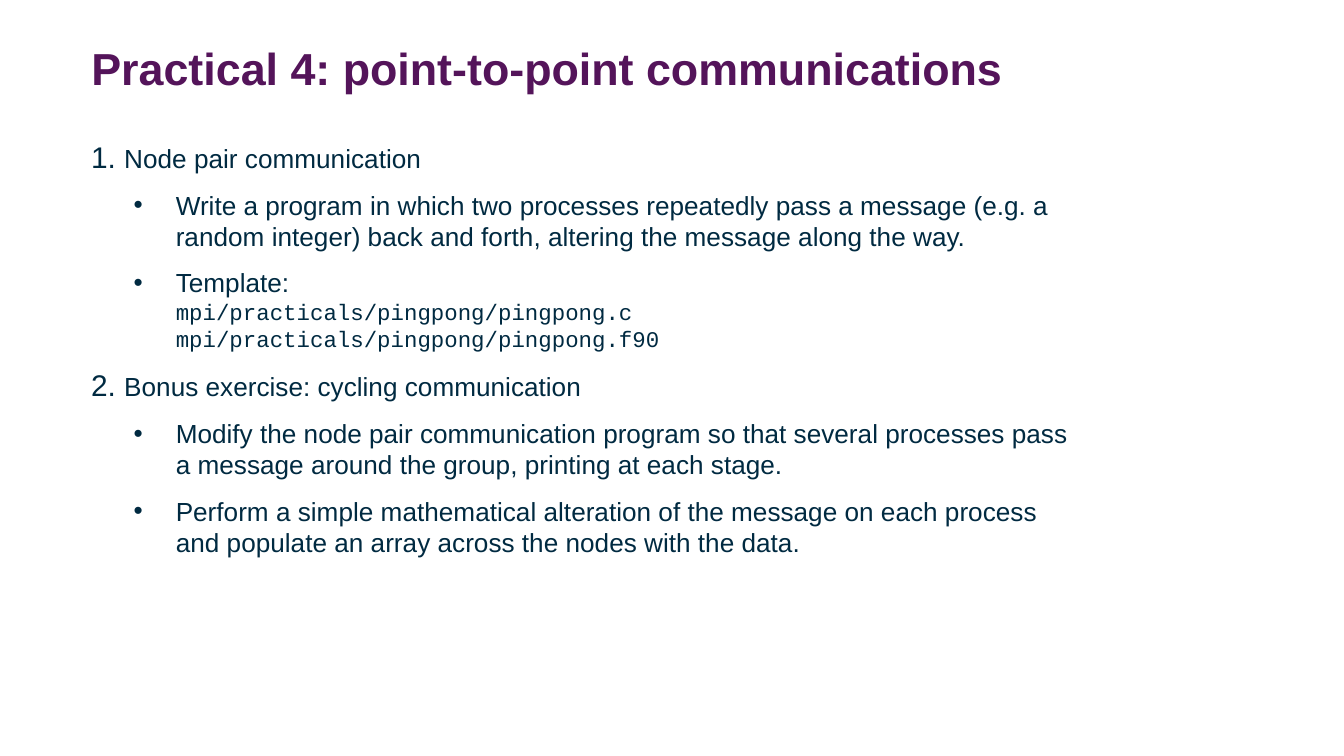
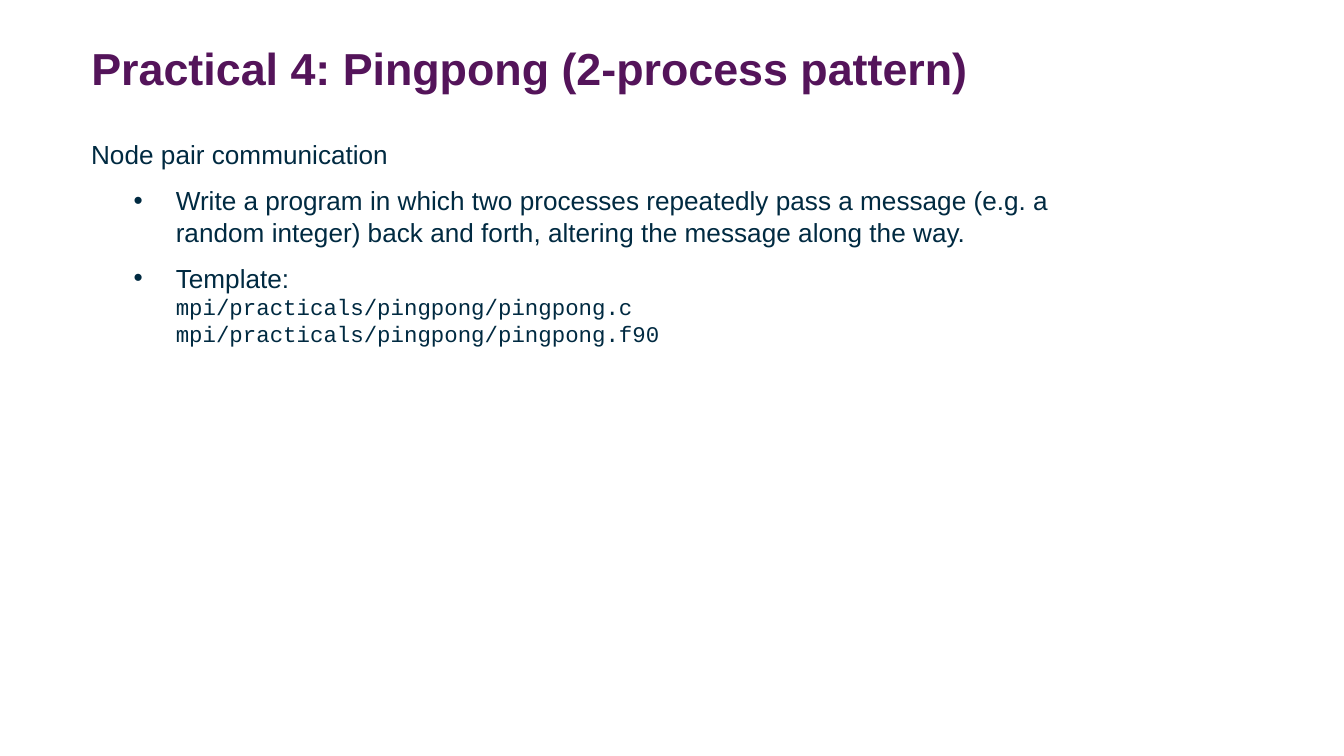
Before and after one commit to DurhamARC-Training/BasicParallelProgramming, a slide deck: slide 49 of OpenMPMPIShortCourse_Spring2026.odp (slide 56 before the commit). Drawn at 1344x756 pixels with LibreOffice and Linux fonts; fonts in the diff are those of the drawing; background and template pictures are left out. Boxes give left, top, right and bottom in pixels: in the first picture for what was removed or moved away, otherwise in the second. Text is boxed around its words. In the diff, an @@ line names an element or a change of style, - is before the commit and + after.

```diff
--- a/OpenMPMPIShortCourse_Spring2026.odp
+++ b/OpenMPMPIShortCourse_Spring2026.odp
@@ title at (91, 52, 967, 94): text changed @@
-Practical 4: point-to-point communications
+Practical 4: Pingpong (2-process pattern)
@@ text at (91, 145, 388, 170): text changed @@
-1. Node pair communication
+Node pair communication
@@ text at (91, 375, 1067, 558): paragraphs removed @@
-2. Bonus exercise: cycling communication
-    • Modify the node pair communication program so that several processes pass a message around the group, printing at each stage.
-    • Perform a simple mathematical alteration of the message on each process and populate an array across the nodes with the data.
```
Also in this commit, not shown: 41 other slides changed, 2 slides added, 1 other file.
